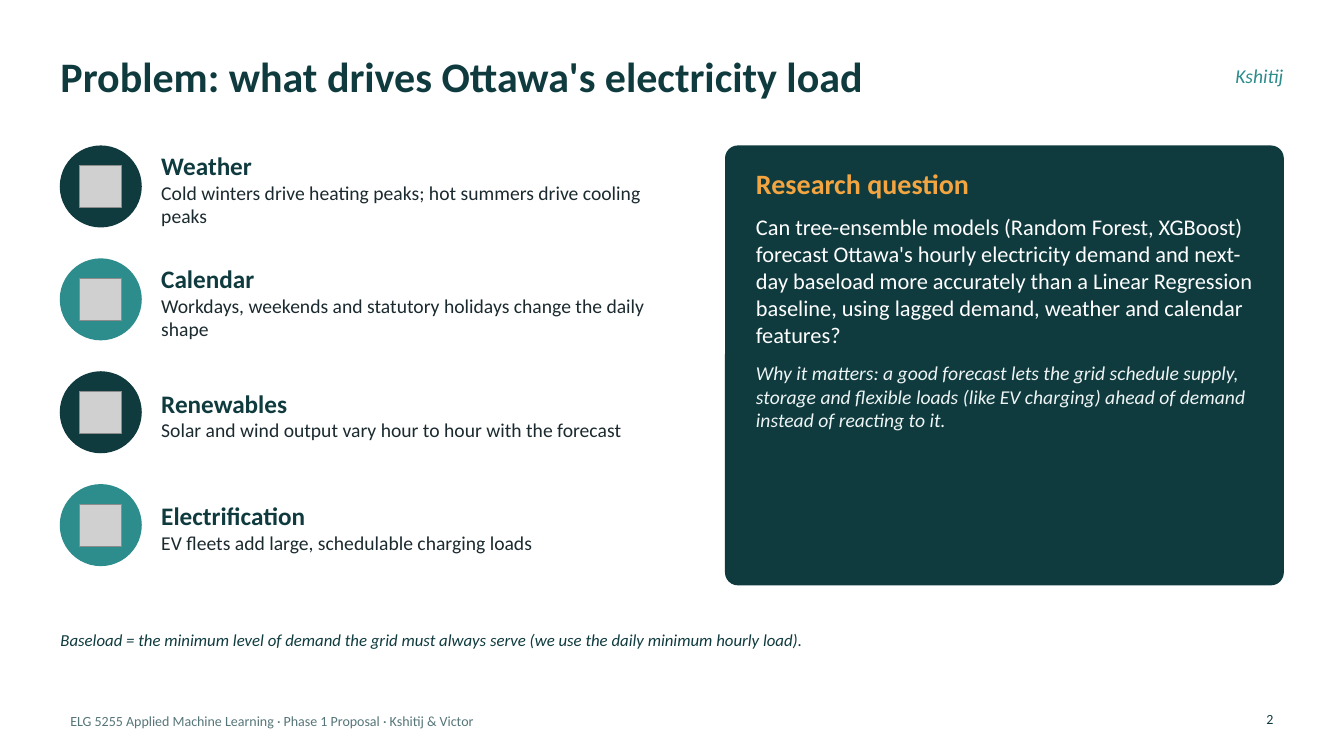
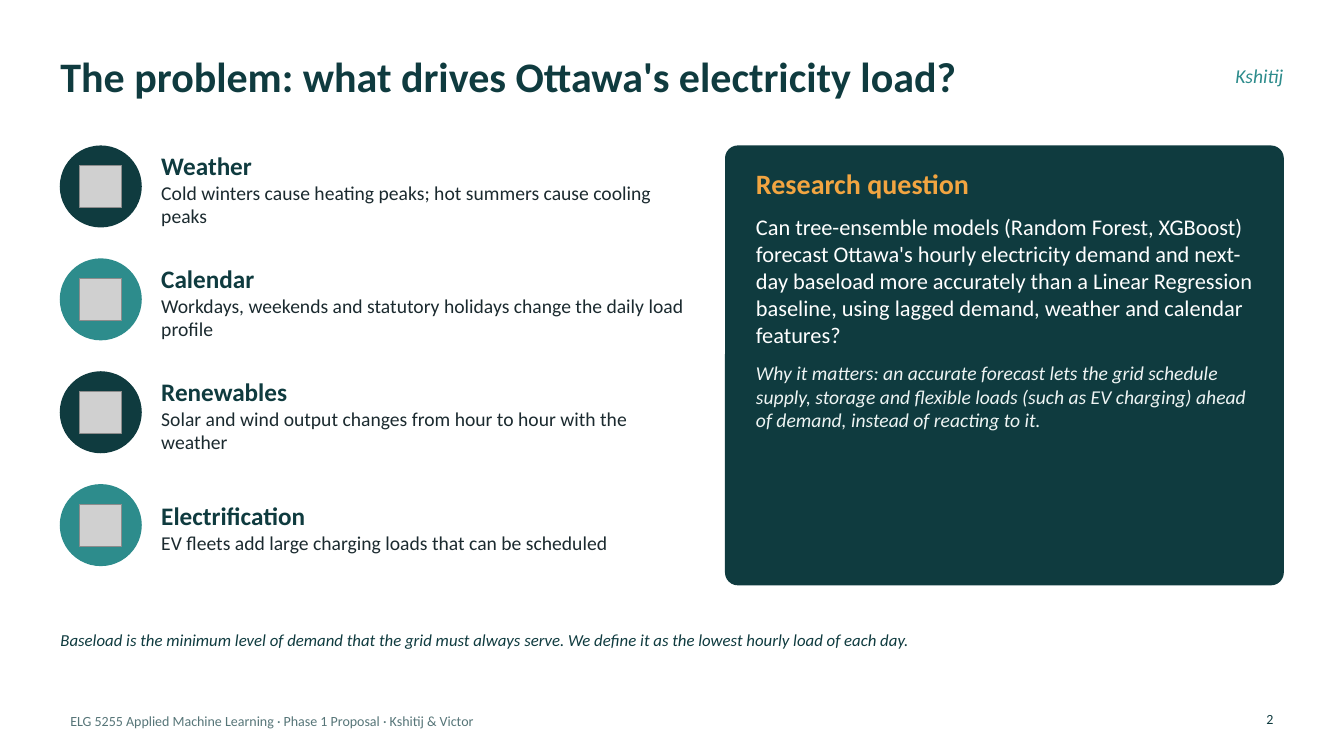
Before and after one commit to KshitijV97/smart-grid-analytics, a slide deck: slide 2 of presentation/ELG5255_Phase1_Ottawa_Load_Forecasting.pptx. Drawn at 1344x756 pixels with LibreOffice and Linux fonts; fonts in the diff are those of the drawing; grey boxes stand for pictures. Boxes give left, top, right and bottom in pixels: in the first picture for what was removed or moved away, otherwise in the second. Text is boxed around its words. In the diff, an @@ line names an element or a change of style, - is before the commit and + after.

```diff
--- a/presentation/ELG5255_Phase1_Ottawa_Load_Forecasting.pptx
+++ b/presentation/ELG5255_Phase1_Ottawa_Load_Forecasting.pptx
@@ title at (60,62,955,99): text changed @@
-Problem: what drives Ottawa's electricity load
+The problem: what drives Ottawa's electricity load?
@@ text at (161,186,650,226): text changed @@
-Cold winters drive heating peaks; hot summers drive cooling peaks
+Cold winters cause heating peaks; hot summers cause cooling peaks
@@ text at (161,299,684,339): text changed @@
-Workdays, weekends and statutory holidays change the daily shape
+Workdays, weekends and statutory holidays change the daily load profile
@@ text at (756,366,1246,431): text changed @@
-Why it matters: a good forecast lets the grid schedule supply, storage and flexible loads (like EV charging) ahead of demand instead of reacting to it.
+Why it matters: an accurate forecast lets the grid schedule supply, storage and flexible loads (such as EV charging) ahead of demand, instead of reacting to it.
@@ text at (161,412,627,449): text changed @@
-Solar and wind output vary hour to hour with the forecast
+Solar and wind output changes from hour to hour with the weather
@@ text at (161,536,607,554): text changed @@
-EV fleets add large, schedulable charging loads
+EV fleets add large charging loads that can be scheduled
@@ text at (60,634,908,649): text changed @@
-Baseload = the minimum level of demand the grid must always serve (we use the daily minimum hourly load).
+Baseload is the minimum level of demand that the grid must always serve. We define it as the lowest hourly load of each day.
```
Also in this commit, not shown: 10 other slides changed, 5 other files.
